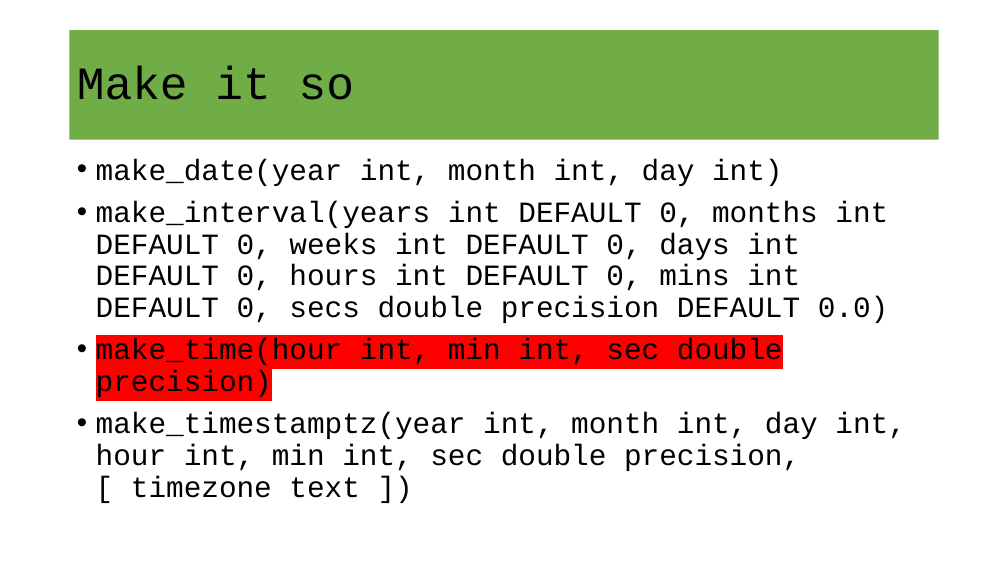
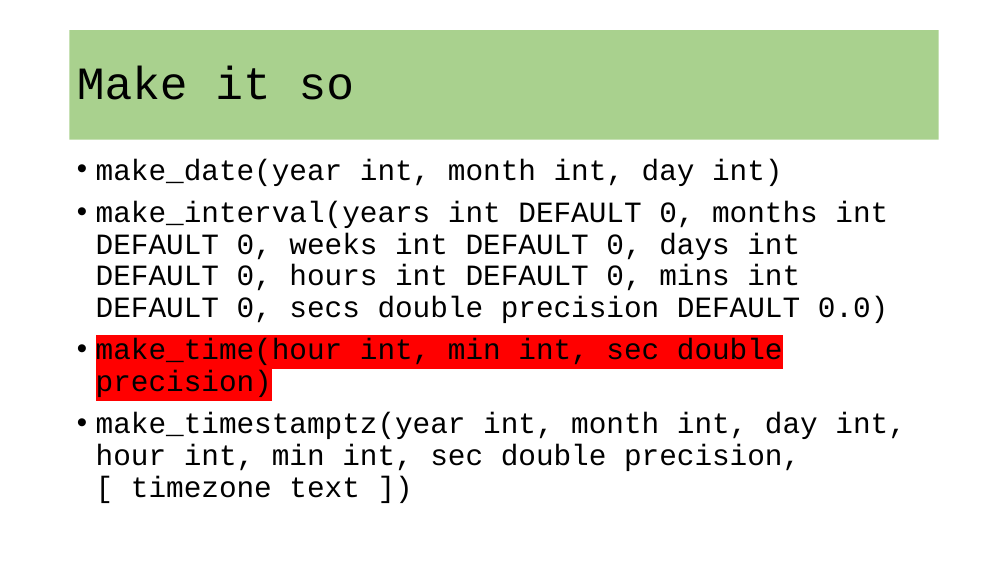
Before and after one commit to VadimAcosta/timestamps_and_intervals, a slide deck: slide 49 of times_and_dates.pptx (slide 51 before the commit). Drawn at 1008x567 pixels with LibreOffice and Linux fonts; fonts in the diff are those of the drawing. Boxes give left, top, right and bottom in pixels: in the first picture for what was removed or moved away, otherwise in the second. Text is boxed around its words. In the diff, an @@ line names an element or a change of style, - is before the commit and + after.

```diff
--- a/times_and_dates.pptx
+++ b/times_and_dates.pptx
@@ title "Make it so" at (x1=70, y1=30, x2=939, y2=140): fill #70AD47 to #A9D18E @@
```
Also in this commit, not shown: 8 other slides changed, 2 slides added, 4 slides removed, 1 other file.
